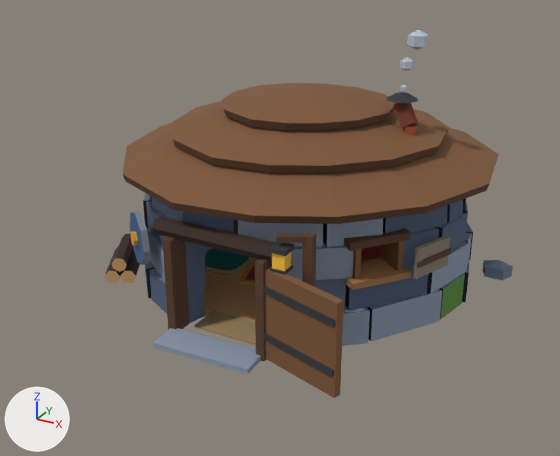
The glTF model raccoon/export/bld_den_2x2.glb as it was, and as the next commit left it.
Camera for both pictures: a 50 mm lens placed at (1.64, -3.21, 1.82), pointed at (-0.03, -0.18, 0.31). The axes (+X, +Y, +Z) are drawn at lower left. The lights are the same throughout. The first picture is the older version. Where no turn or scale is listed for an object, it has been applied to the vertices. Vertices at exactly the same position are counted once.

The first picture shows 'bld_den_2x2', 'bld_den_2x2_roof', 'pr_smoke_3' and 3 more.
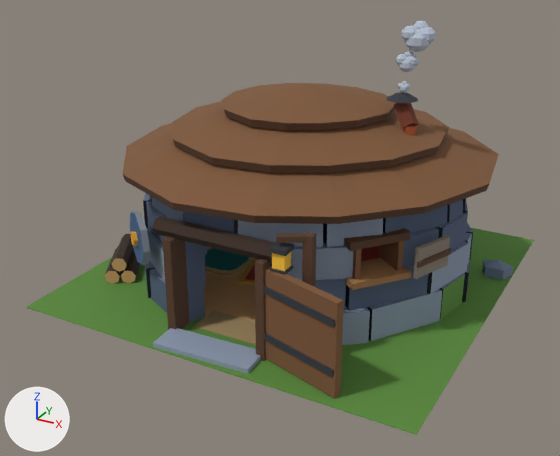
Boxes (x1, y1, x2, y2) around the edits, measured in the pictures (560 x 456 px):
'bld_den_2x2', reshaped (24% wider, 18% taller): before (105, 193, 513, 398); after (26, 193, 534, 435)
'pr_smoke_3', reshaped (59% wider, 52% taller): before (407, 30, 428, 50); after (402, 21, 436, 52)
part 1 of me_bld_den_2x2, added (green): after (26, 228, 534, 435)

Diff of the bpy script that builds the scene:
```diff
--- a/raccoon/export/bld_den_2x2.glb.py
+++ b/raccoon/export/bld_den_2x2.glb.py
@@ me_bld_den_2x2 @@
 # used by ob_bld_den_2x2; location = (0.0, 0.0, 0.0)
-me_bld_den_2x2.from_pydata(...)  # 1056 vertices, 1581 faces; spans x -0.95..0.97, y -0.96..0.81, z 0.0..0.64
+me_bld_den_2x2.from_pydata(...)  # 1064 vertices, 1591 faces; spans x -0.97..0.97, y -0.97..0.97, z 0.0..0.64
+# me_bld_den_2x2 part 1
+# 8 vertices are added at x -0.97..0.97, y -0.97..0.97, z 0.0
+# 10 new faces join them
 me_bld_den_2x2.materials.append(mat_m_palette)
@@ me_pr_smoke_3 @@
 # used by ob_pr_smoke_3; location = (0.506, 0.091, 1.212)
-me_pr_smoke_3.from_pydata(...)  # 14 vertices, 24 faces; spans x -0.0385..0.0385, y -0.0445..0.0445, z -0.0445..0.0445
+me_pr_smoke_3.from_pydata(...)  # 168 vertices, 320 faces; spans x -0.0659..0.0715, y -0.0553..0.0553, z -0.0524..0.0809
+# me_pr_smoke_3 part 2: 14 vertices removed from x -0.0385..0.0385, y -0.0445..0.0445, z -0.0445..0.0445; 168 vertices added at x -0.0659..0.0715, y -0.0553..0.0553, z -0.0524..0.0809
 me_pr_smoke_3.materials.append(mat_m_palette)
```
